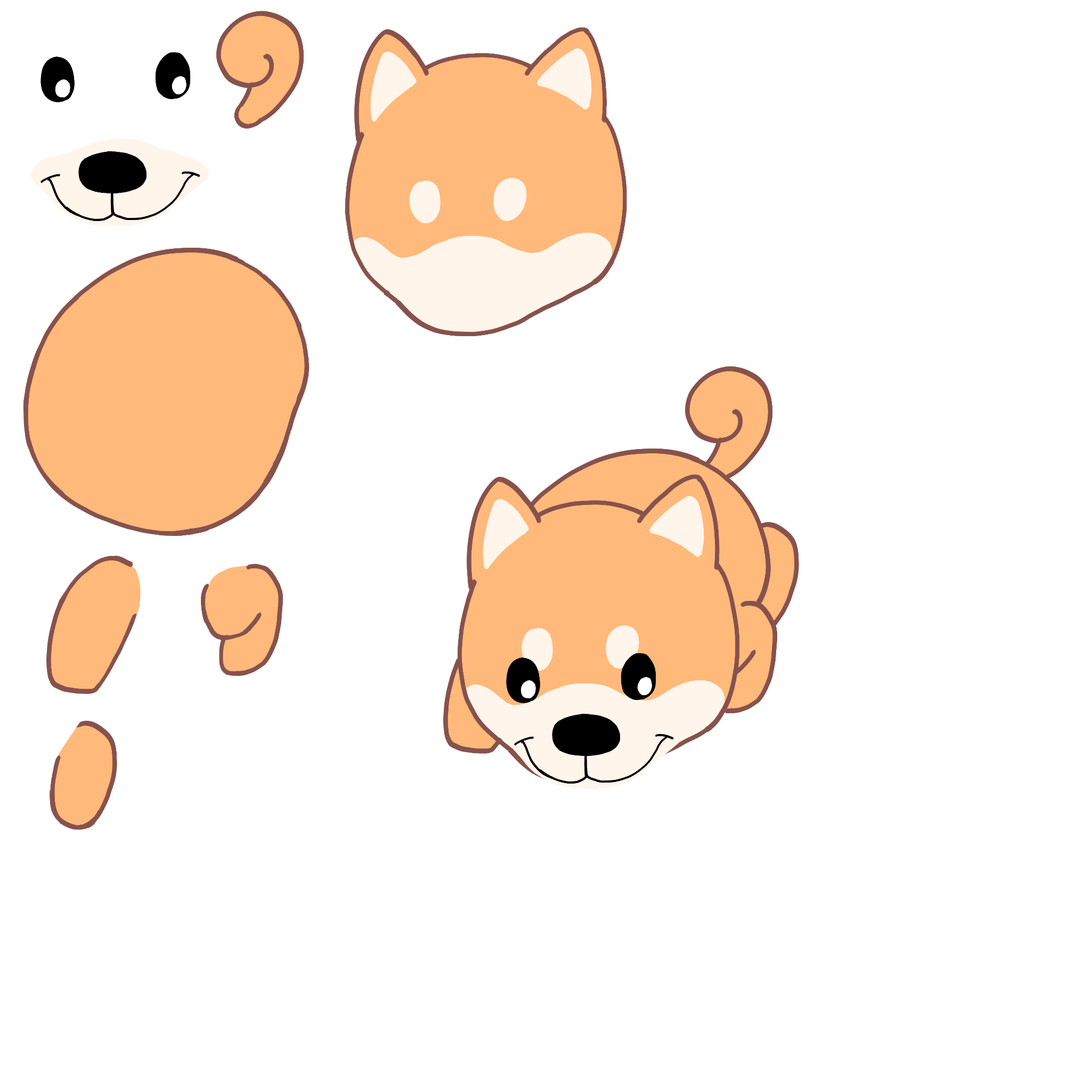
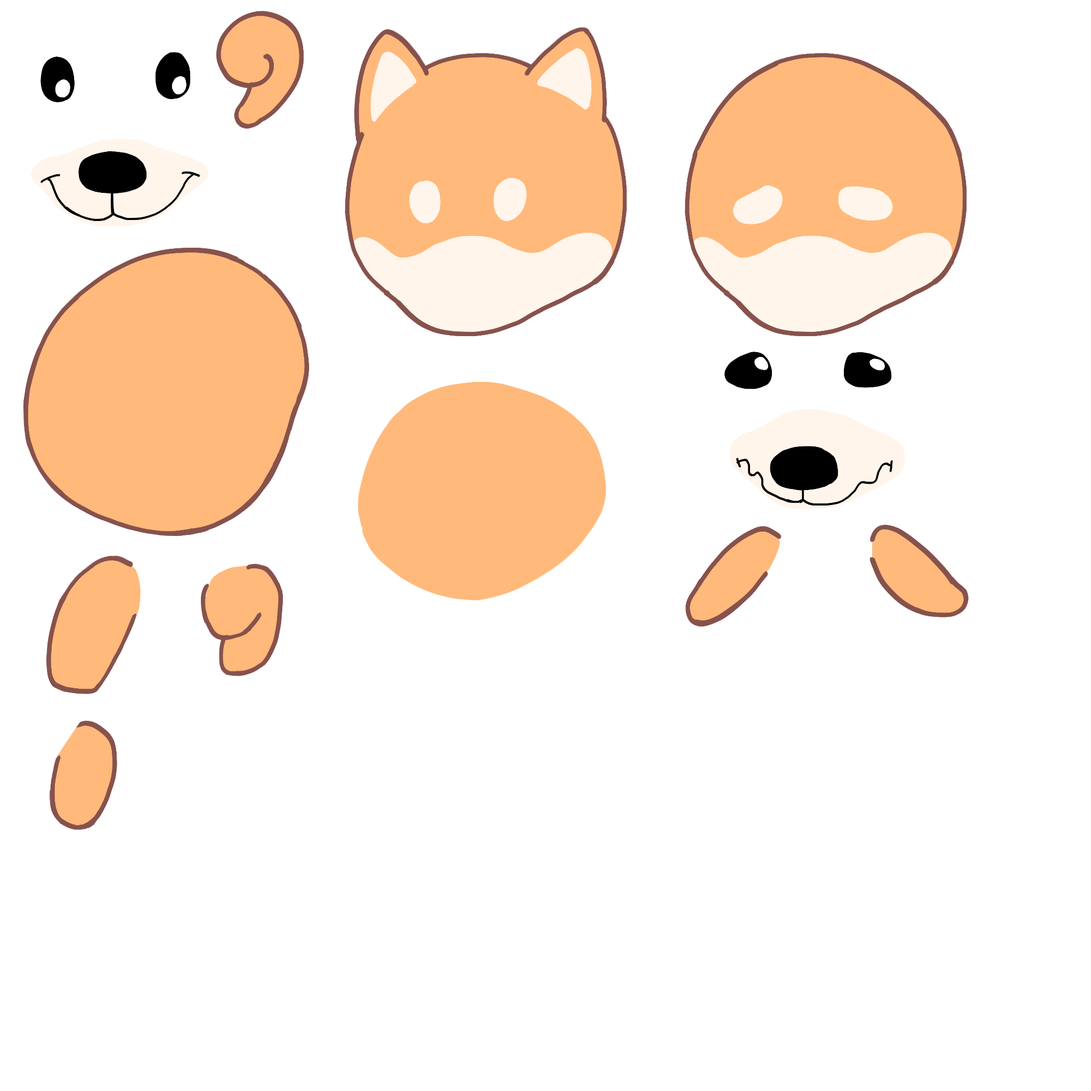
The second w=1091, h=1091 image is a revision of the first. Changes to its layers:
added group "mat buon" with 6 layers above "head" over 357, 52, 970, 628
added layer "nose" in group "mat buon" over 730, 409, 907, 510
added layer "mat" in group "mat buon" over 724, 351, 893, 390
added layer "tai" in group "mat buon" over 685, 524, 969, 628
added layer "neck" in group "mat buon" over 357, 382, 608, 602
added layer "head copy" in group "mat buon" over 684, 52, 970, 337
hid group "Group 1" (5 layers) over 443, 366, 800, 790
